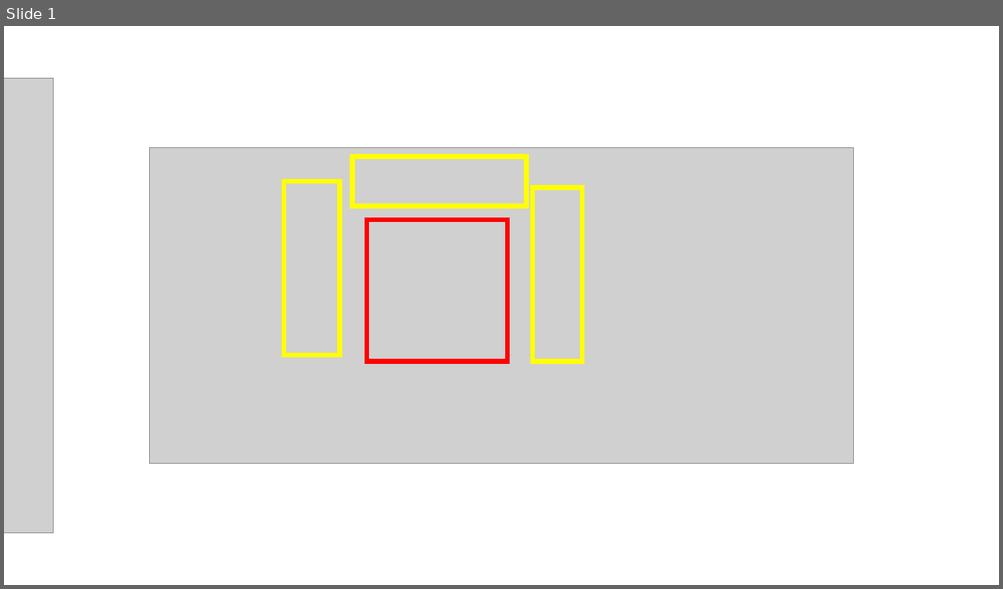
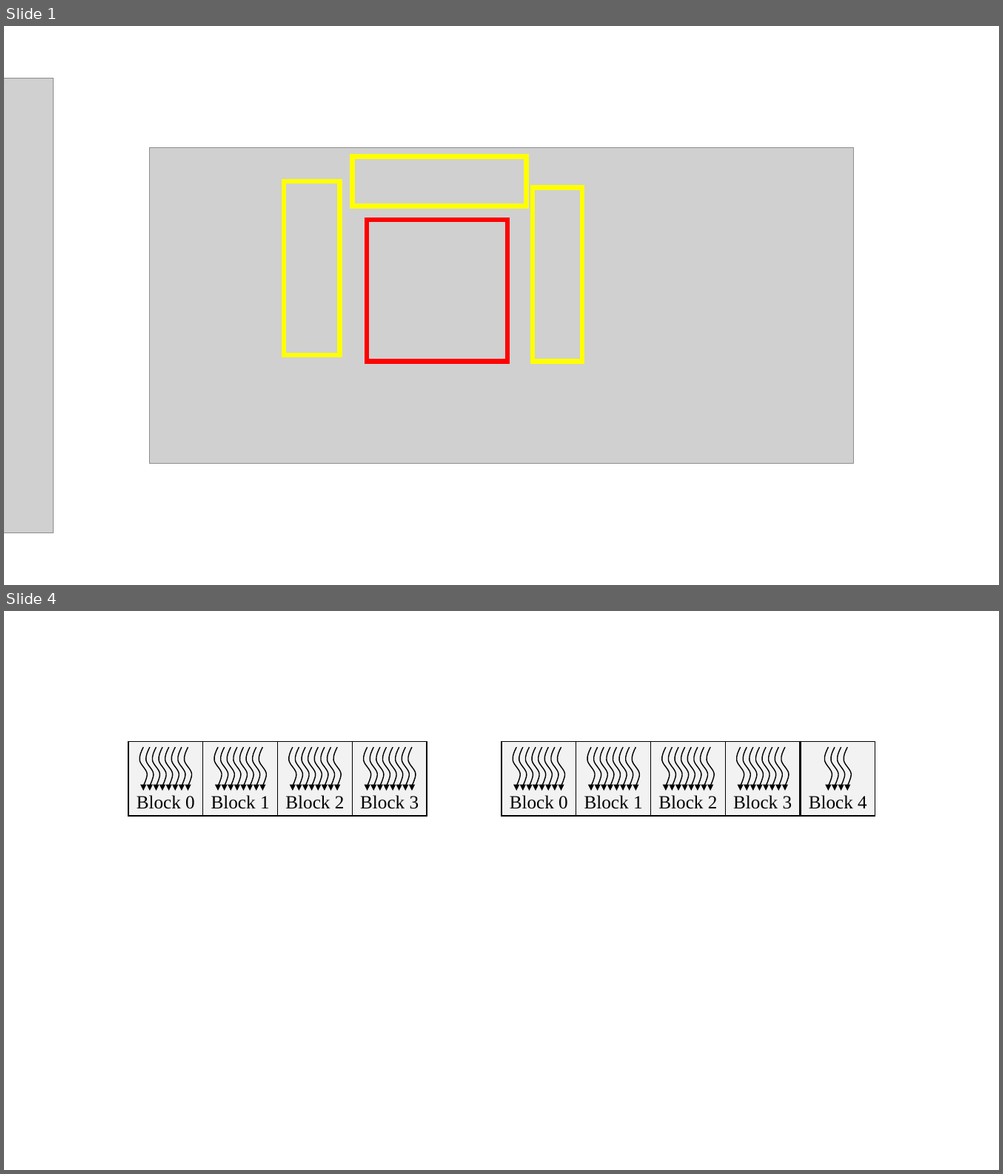
Before and after one commit to jravert88/Thesis, a slide deck: figures/gpu_intro/GPU_intro_Pix.pptx. Shown one above the other, each under a label of ours: slide 1 before the commit, slides 1 and 4 after it; the slides between them are not shown. The pictures are 1003x589 and 1003x1174 pixels, drawn with LibreOffice and Linux fonts; fonts in the diff are those of the drawing; grey boxes stand for pictures. Boxes give left, top, right and bottom in pixels: in the first picture for what was removed or moved away, otherwise in the second. Text is boxed around its words. In the diff, an @@ line names an element or a change of style, - is before the commit and + after.

```diff
--- a/figures/gpu_intro/GPU_intro_Pix.pptx
+++ b/figures/gpu_intro/GPU_intro_Pix.pptx
@@ slide 4 added at bbox=[4, 611, 999, 1170], background #FFFFFF @@
@@ group added at bbox=[128, 741, 427, 816]: 32 freeform shapes, 32 arrows, 4 rectangles @@
+Block 0
+Block 1
+Block 2
+Block 3
@@ group added at bbox=[502, 741, 875, 816]: 36 freeform shapes, 36 arrows, 5 rectangles @@
+Block 0
+Block 1
+Block 2
+Block 3
+Block 4
```
Also in this commit, not shown: 1 slide changed, 2 other slides added, 35 other files.
